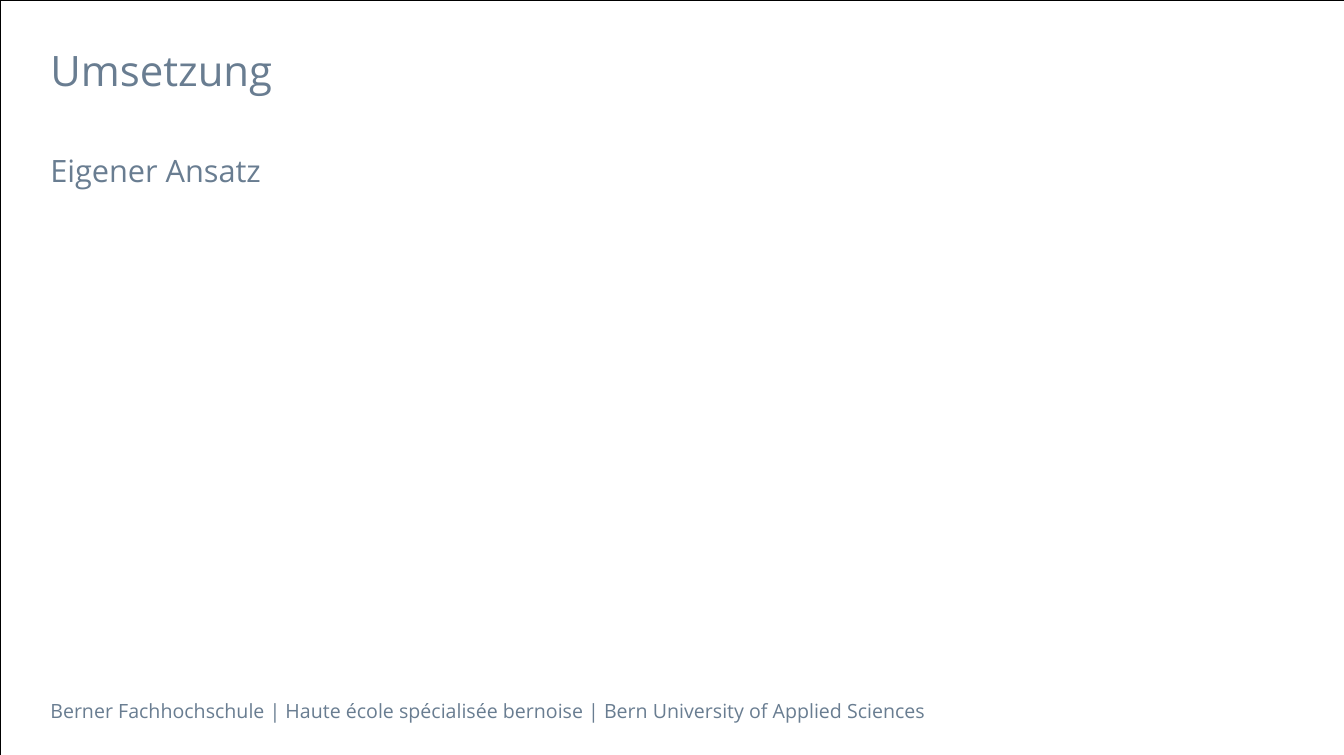
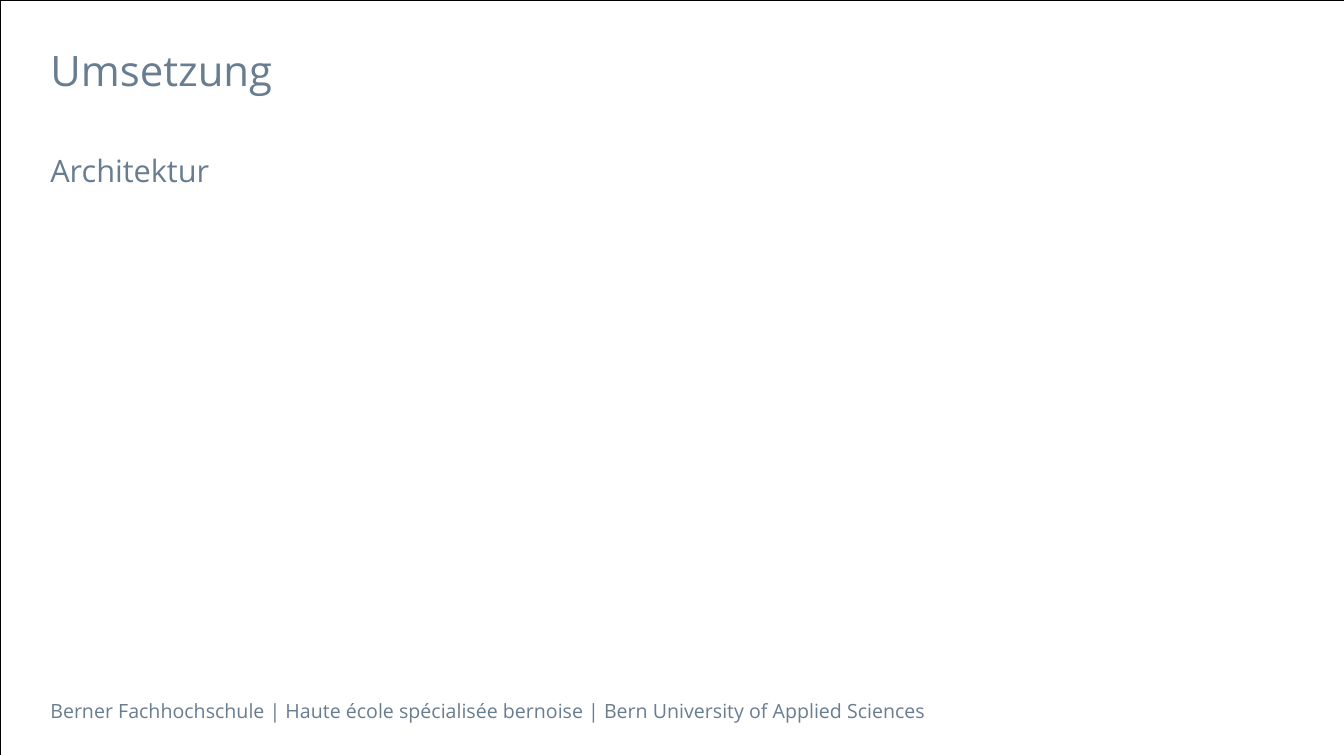
Before and after one commit to nussa2/ch.bfh.bti7535.w2017.-group-name-, a slide deck: slide 2 of docs/Presentation.pptx (slide 3 before the commit). Drawn at 1344x755 pixels with LibreOffice and Linux fonts; fonts in the diff are those of the drawing. Boxes give left, top, right and bottom in pixels: in the first picture for what was removed or moved away, otherwise in the second. Text is boxed around its words. In the diff, an @@ line names an element or a change of style, - is before the commit and + after.

```diff
--- a/docs/Presentation.pptx
+++ b/docs/Presentation.pptx
@@ text at (x1=50, y1=158, x2=209, y2=183): text changed @@
-Eigener Ansatz
+Architektur
```
Also in this commit, not shown: 1 slide added, 1 slide removed.
